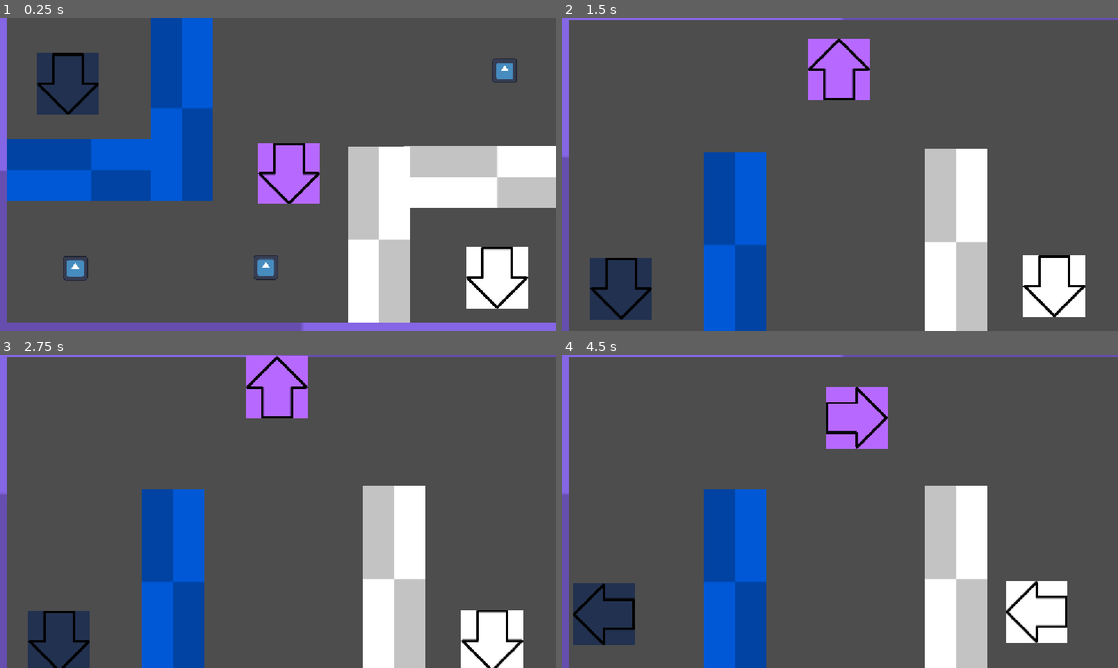
Above: before the commit, frames 1-4 (two rows, left to right).
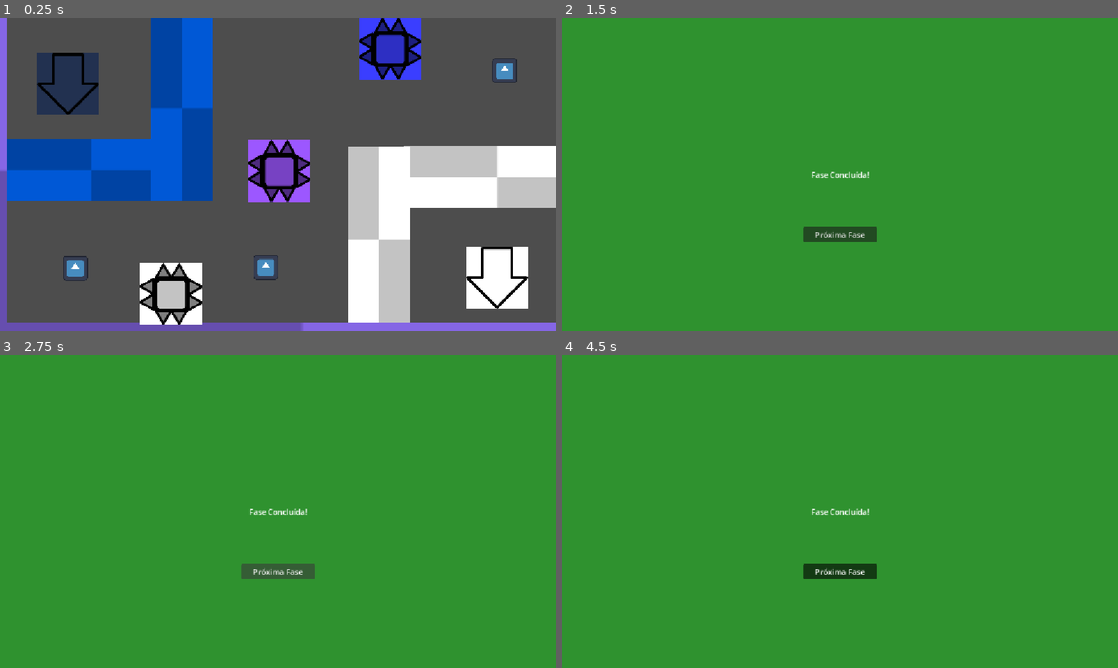
Above: after the commit, the same moments.

Repository: Equipe-Plasma/Switch-Shadow
Game: Godot game, scene res://fase/fase 1/fase_1.tscn
The game is run twice, just before and just after one commit, with the same random seed, the same clock (stepped at 60 frames per second) and the same inputs. The engine's default icon, where the game draws it, is replaced by a stand-in: a white triangle on a blue panel in a dark square.
Inputs (mouse positions are in pixels of both pictures, inside the frame that each line leads up to):
- Up to frame 1 (0.25 s): no input
- Up to frame 2 (1.5 s): tap Enter (proxima_fase) at 0.5, 1.35 s; hold D (mover_direita) 0.53-1.28 s; hold Enter (proxima_fase) 0.53-1.28 s; hold S (mover_baixo) from 1.28 s (still down)
- Up to frame 3 (2.75 s): release S (mover_baixo) at 2 s; click (278, 570) at 2 s, where only the run after the commit has a clickable "Próxima Fase"
- Up to frame 4 (4.5 s): tap Space (trocar_sombra) at 2.75 s; hold D (mover_direita) 2.78-3.53 s; hold Space (trocar_sombra) 2.78-3.53 s; tap Enter (proxima_fase) at 3.05, 3.6 s; hold W (mover_cima) 3.53-4.28 s; hold A (mover_esquerda) from 4.28 s (still down); hold Enter (proxima_fase) from 4.28 s (still down)

The runs differ from the first frame. In frame 1, 6.9% of the frame differs, in the area x 25-76%, y 0-98%; in frame 2, 100%, in the area x 0-100%, y 0-100%; in frame 3, 99%; in frame 4, 100%.

Commit message:
Espinho adicionado

Diff:
--- /dev/null
+++ b/espinho/espinho.gd
@@ -0,0 +1,52 @@
+extends StaticBody2D
+
+# Tipos de alvos que este espinho pode matar
+enum TipoEspinho { AMBOS, APENAS_PLAYER, APENAS_SOMBRA }
+
+@export var tipo: TipoEspinho = TipoEspinho.AMBOS
+
+@onready var sprite: Sprite2D = $Sprite2D
+@onready var area_dano: Area2D = $AreaDano # Nome da AreaDano que colocamos dentro
+
+func _ready() -> void:
+	# Conecta o sinal da área interna de dano
+	area_dano.body_entered.connect(_on_body_entered)
+	configurar_cor_e_colisao()
+
+func configurar_cor_e_colisao() -> void:
+	# Como o StaticBody2D bloqueia tudo por padrão,
+	# configuramos a camada do StaticBody para a Layer de Paredes Gerais (Layer 3)
+	set_collision_layer_value(3, true)
+	set_collision_mask_value(1, true) # Colide com Player
+	set_collision_mask_value(2, true) # Colide com Sombra
+
+	# Configura a área de dano para escutar apenas o que precisa
+	match tipo:
+		TipoEspinho.AMBOS:
+			sprite.modulate = Color(1.0, 1.0, 1.0, 1.0) # Branco
+			area_dano.set_collision_mask_value(1, true)
+			area_dano.set_collision_mask_value(2, true)
+		TipoEspinho.APENAS_PLAYER:
+			sprite.modulate = Color(0.229, 0.243, 1.0, 1.0) # Azul
+			area_dano.set_collision_mask_value(1, true)
+			area_dano.set_collision_mask_value(2, false)
+		TipoEspinho.APENAS_SOMBRA:
+			sprite.modulate = Color(0.612, 0.34, 1.0, 1.0) # Roxo
+			area_dano.set_collision_mask_value(1, false)
+			area_dano.set_collision_mask_value(2, true)
+
+func _on_body_entered(body: Node2D) -> void:
+	# Verifica quem encostou na área interna de dano
+	if body.name == "Player":
+		if tipo == TipoEspinho.AMBOS or tipo == TipoEspinho.APENAS_PLAYER:
+			derrota()
+	elif body.name == "Sombra":
+		if tipo == TipoEspinho.AMBOS or tipo == TipoEspinho.APENAS_SOMBRA:
+			derrota()
+
+func derrota() -> void:
+	print("Derrota! Mudando para a tela de derrota...")
+	call_deferred("_executar_derrota")
+
+func _executar_derrota() -> void:
+	get_tree().change_scene_to_file("res://telas/tela_derrota/tela_derrota.tscn")
--- /dev/null
+++ b/espinho/espinho.tscn
@@ -0,0 +1,27 @@
+[gd_scene format=3 uid="uid://cl7s6ng8cubbt"]
+
+[ext_resource type="Script" uid="uid://uovpujwdrvrj" path="res://espinho/espinho.gd" id="1_lvy1w"]
+[ext_resource type="Texture2D" uid="uid://bw5w1ekvl8q6r" path="res://assets/espinho.png" id="2_xvnl2"]
+
+[sub_resource type="CircleShape2D" id="CircleShape2D_lvy1w"]
+radius = 62.0
+
+[sub_resource type="CircleShape2D" id="CircleShape2D_123ki"]
+radius = 64.0
+
+[node name="Espinho" type="StaticBody2D" unique_id=1607689019]
+collision_layer = 4
+script = ExtResource("1_lvy1w")
+
+[node name="Sprite2D" type="Sprite2D" parent="." unique_id=471299137]
+texture = ExtResource("2_xvnl2")
+
+[node name="CollisionShape2D" type="CollisionShape2D" parent="." unique_id=1006966363]
+shape = SubResource("CircleShape2D_lvy1w")
+
+[node name="AreaDano" type="Area2D" parent="." unique_id=282811293]
+position = Vector2(1, 0)
+
+[node name="CollisionShape2D" type="CollisionShape2D" parent="AreaDano" unique_id=26095840]
+position = Vector2(-1, 0)
+shape = SubResource("CircleShape2D_123ki")
--- a/fase/fase 1/fase_1.gd
+++ b/fase/fase 1/fase_1.gd
@@ -6,6 +6,9 @@
 var total_itens: int = 0
 
 func _ready() -> void:
+	# Salva o caminho desta fase no nosso script global
+	Global.ultima_fase = scene_file_path
+
 	# Conta quantos itens existem na fase ao iniciar com base no grupo "itens"
 	total_itens = get_tree().get_nodes_in_group("itens").size()
 	print("Itens totais nesta fase: ", total_itens)
@@ -68,10 +71,10 @@
 		avancar_para_proxima_fase()
 
 func avancar_para_proxima_fase() -> void:
-	print("Todos os itens coletados! Indo para a próxima fase...")
+	print("Todos os itens coletados!")
 
-	# Carrega a próxima fase usando o caminho que você já definiu
-	var resultado = get_tree().change_scene_to_file("res://fase/fase 2/fase_2.tscn")
+	# Abrir a Tela de Vitória (Semi-pronta, basta descomentar a linha abaixo)
+	var resultado = get_tree().change_scene_to_file("res://telas/tela_vitoria/tela_vitoria.tscn")
 
 	if resultado != OK:
-		print("Erro: A fase_2.tscn não foi encontrada ou não pôde ser carregada!")
+		print("Erro ao tentar mudar de cena!")
--- a/fase/fase 1/fase_1.tscn
+++ b/fase/fase 1/fase_1.tscn
@@ -9,7 +9,7 @@
 [ext_resource type="PackedScene" uid="uid://cv1kaaq84myxc" path="res://parede/parede_bloqueia_sombra.tscn" id="5_8t630"]
 [ext_resource type="PackedScene" uid="uid://dxxyiof204lp2" path="res://parede/parede_geral.tscn" id="6_h75nb"]
 [ext_resource type="PackedScene" uid="uid://bg3d3dk0l61jv" path="res://item/item.tscn" id="10_0r7j3"]
-[ext_resource type="PackedScene" uid="uid://ca0sreux3v314" path="res://sombra_reversa/sombra_reversa.tscn" id="10_13r4u"]
+[ext_resource type="PackedScene" uid="uid://cl7s6ng8cubbt" path="res://espinho/espinho.tscn" id="11_hgt3u"]
 
 [node name="Fase1" type="Node2D" unique_id=1904190499]
 script = ExtResource("1_eb6rn")
@@ -50,16 +50,13 @@
 position = Vector2(785, 459)
 scale = Vector2(1, 3)
 
-[node name="Sombra_reversa" parent="." unique_id=1175693242 instance=ExtResource("10_13r4u")]
-position = Vector2(599, 322)
-
 [node name="ParedeGeral3" parent="." unique_id=854071087 instance=ExtResource("6_h75nb")]
 position = Vector2(626, 696)
 scale = Vector2(10, 1)
 
 [node name="ParedeGeral4" parent="." unique_id=494659530 instance=ExtResource("6_h75nb")]
 position = Vector2(-50, 316.00003)
-scale = Vector2(1, 5)
+scale = Vector2(1, 7.000001)
 
 [node name="Item" parent="." unique_id=1168481889 groups=["itens"] instance=ExtResource("10_0r7j3")]
 position = Vector2(1046, 109)
@@ -69,3 +66,14 @@
 
 [node name="Item3" parent="." unique_id=720673298 groups=["itens"] instance=ExtResource("10_0r7j3")]
 position = Vector2(551, 516)
+
+[node name="Espinho" parent="." unique_id=2003562440 instance=ExtResource("11_hgt3u")]
+position = Vector2(354, 572)
+
+[node name="Espinho2" parent="." unique_id=920199222 instance=ExtResource("11_hgt3u")]
+position = Vector2(578, 317)
+tipo = 2
+
+[node name="Espinho3" parent="." unique_id=840012010 instance=ExtResource("11_hgt3u")]
+position = Vector2(808, 64)
+tipo = 1
--- a/fase/fase 2/fase_2.tscn
+++ b/fase/fase 2/fase_2.tscn
@@ -4,7 +4,6 @@
 [ext_resource type="PackedScene" uid="uid://ct6jg287mf5y7" path="res://player/player.tscn" id="2_s3f3q"]
 [ext_resource type="Texture2D" uid="uid://rn6frb51q6g1" path="res://assets/parabaixo.png" id="3_jdyb1"]
 [ext_resource type="Texture2D" uid="uid://p85hfea614fx" path="res://assets/paracima.png" id="4_783b1"]
-[ext_resource type="PackedScene" uid="uid://c38q4f7g50dtq" path="res://sombra/sombra.tscn" id="6_3hame"]
 [ext_resource type="PackedScene" uid="uid://b0nugb86ufv0r" path="res://parede/parede_bloqueia_player.tscn" id="7_67a0w"]
 [ext_resource type="PackedScene" uid="uid://cv1kaaq84myxc" path="res://parede/parede_bloqueia_sombra.tscn" id="8_iaody"]
 [ext_resource type="PackedScene" uid="uid://dxxyiof204lp2" path="res://parede/parede_geral.tscn" id="9_sx8e5"]
@@ -15,13 +14,6 @@
 
 [node name="Player" parent="." unique_id=2008145688 instance=ExtResource("2_s3f3q")]
 position = Vector2(1020, 532)
-textura_frente = ExtResource("3_jdyb1")
-textura_costas = ExtResource("4_783b1")
-
-[node name="Sombra" parent="." unique_id=1092208446 instance=ExtResource("6_3hame")]
-modulate = Color(0.31431612, 0.31431612, 0.3143161, 1)
-self_modulate = Color(0.31431612, 0.31431612, 0.3143161, 1)
-position = Vector2(123, 537)
 textura_frente = ExtResource("3_jdyb1")
 textura_costas = ExtResource("4_783b1")
 
@@ -50,4 +42,4 @@
 scale = Vector2(1, 3)
 
 [node name="Sombra_reversa" parent="." unique_id=1175693242 instance=ExtResource("10_1kqf1")]
-position = Vector2(574, 130)
+position = Vector2(163, 136)
--- /dev/null
+++ b/global.gd
@@ -0,0 +1,4 @@
+extends Node
+
+# Variável para guardar o caminho da última fase jogada
+var ultima_fase: String = ""
--- a/project.godot
+++ b/project.godot
@@ -14,6 +14,10 @@
 run/main_scene="uid://ku2qhciexdrr"
 config/features=PackedStringArray("4.7", "Forward Plus")
 config/icon="res://assets/icon.svg"
+
+[autoload]
+
+Global="*uid://cktdv83vlcx8"
 
 [display]
 
--- a/telas/tela_derrota/tela_derrota.gd
+++ b/telas/tela_derrota/tela_derrota.gd
@@ -1,5 +1,9 @@
 extends Control
 
 func _on_botao_tentar_novamente_pressed() -> void:
-	# Recarrega a fase atual
-	get_tree().reload_current_scene()
+	# Verifica se temos uma fase salva para recarregar
+	if Global.ultima_fase != "":
+		get_tree().change_scene_to_file(Global.ultima_fase)
+	else:
+		# Plano B caso algo dê errado: recarrega a cena atual ou vai pro menu principal
+		print("Erro: Nenhuma fase anterior registrada.")
Binary file changed: assets/espinho.png
Not shown, added: espinho/espinho.gd.uid
Not shown, added: global.gd.uid
